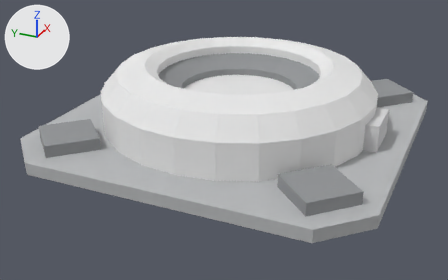
Two versions of the OBJ model Models/grav_engine.obj, one commit apart.
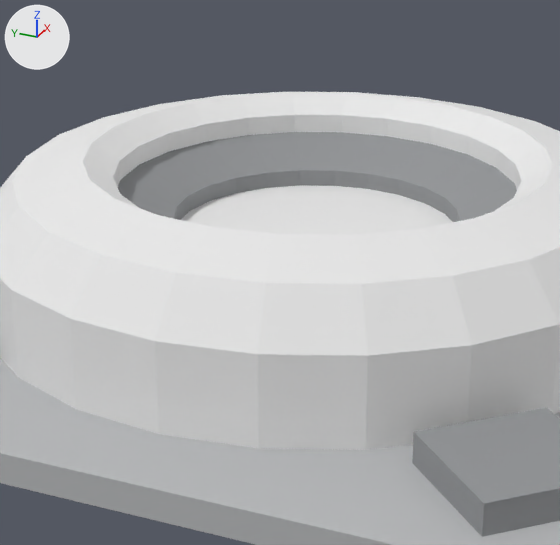
There are two pictures of each version: one whole from a 50 mm camera at (-4.7, -1.97, 2.21) aimed at (-0.2, 0.05, -0.04), one close up on the part from 25% to 75% of the width and 0% to 79% of the height. The lights are fixed; the arrows at upper left show +X, +Y and +Z. The older version's two pictures come first. Where no turn or scale is listed for an object, it has been applied to the vertices.

In view in the first close-up: 'grav_engine_0', 'grav_engine_1', 'grav_engine_5', 'grav_engine_6', 'grav_engine_7'.
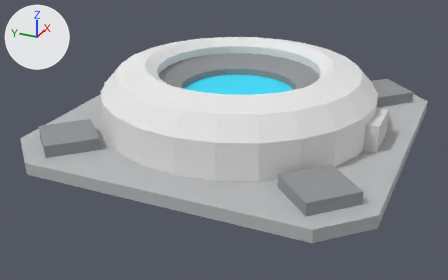
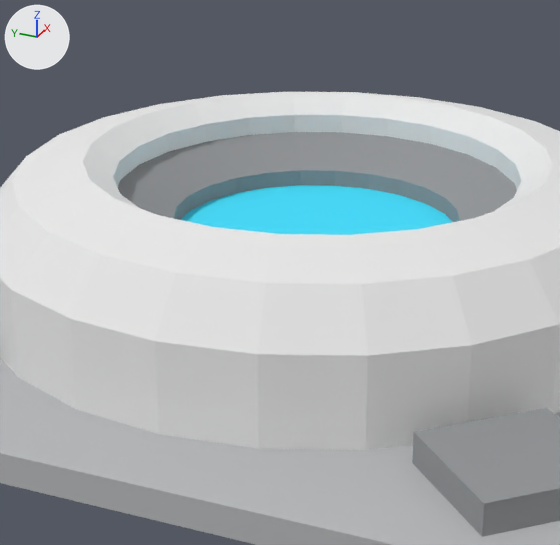
What changed in the scene script:
```text
Add mat_glow_b1_core:
    mat_glow_b1_core = principled_material('glow_b1_core')
    mat_glow_b1_core.base_color = (0.05, 0.75, 1.0)  # cyan #3fe1ff
    mat_glow_b1_core.roughness = 1.0
Change me_grav_engine_7:
    where me_grav_engine_7.from_pydata(...)  # 32 vertices, 60 faces; spans x -0.52..0.52, y -0.52..0.52, z 0.1..0.34
    remove me_grav_engine_7.materials.append(mat_glow_screen)  # white #e7e7e7
    add me_grav_engine_7.materials.append(mat_glow_b1_core)  # cyan #3fe1ff
```

Changed parts and their boxes (x1, y1, x2, y2) in the close-ups (560 x 545 px):
'grav_engine_7', recoloured (white to cyan)
    both: (181, 185, 452, 235)
